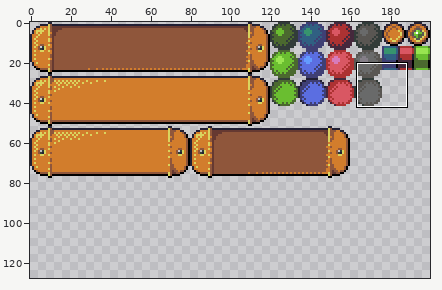
Sprite sheet, stored at ExNihilo/Content/UI/sheet.png. Above, an overview of the earlier version with the close-up marked.
Close-up. The starting point:
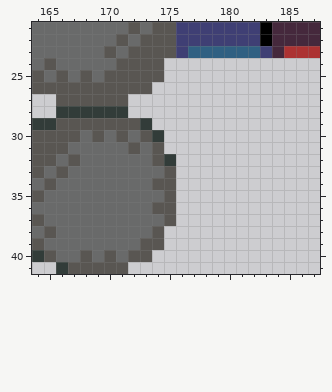
The file is 400x156 pixels, drawn in blocks of 2x2; one block is one cell here. Shown: x 164..187, y 21..41. The old version is drawn lined up with the new one, on the new canvas. The commit also changed other parts of the picture, which this record leaves out.
The result:
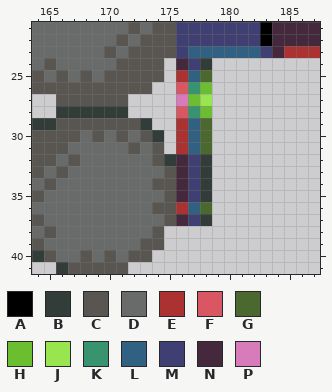
Palette (. is transparent): A #000000  B #323c39  C #595652  D #696a6a  E #ac3232  F #d95763  G #4b692f  H #6abe30  J #99e550  K #37946e  L #306082  M #3f3f74  N #45283c  P #d77bba
Change:
canvas 200x78 -> 200x128
@@ x 174..180 @@
 23 CCMLLLL
-24 C......
-25 C......
-26 .......
-27 .......
-28 .......
-29 .......
-30 B......
-31 C......
-32 CB.....
-33 DC.....
-34 CC.....
-35 DC.....
-36 CC.....
-37 DC.....
+24 C.NMB..
+25 C.ELG..
+26 ..FKH..
+27 ..PHJ..
+28 ..FKH..
+29 ..ELG..
+30 B.ELG..
+31 C.ELG..
+32 CBNMB..
+33 DCNMB..
+34 CCNMB..
+35 DCNMB..
+36 CCELG..
+37 DCNMB..
 38 C......
Boxes around the changes in both close-ups, in picture pixels (x1, y1, x2, y2):
added: (176, 58, 212, 226)
